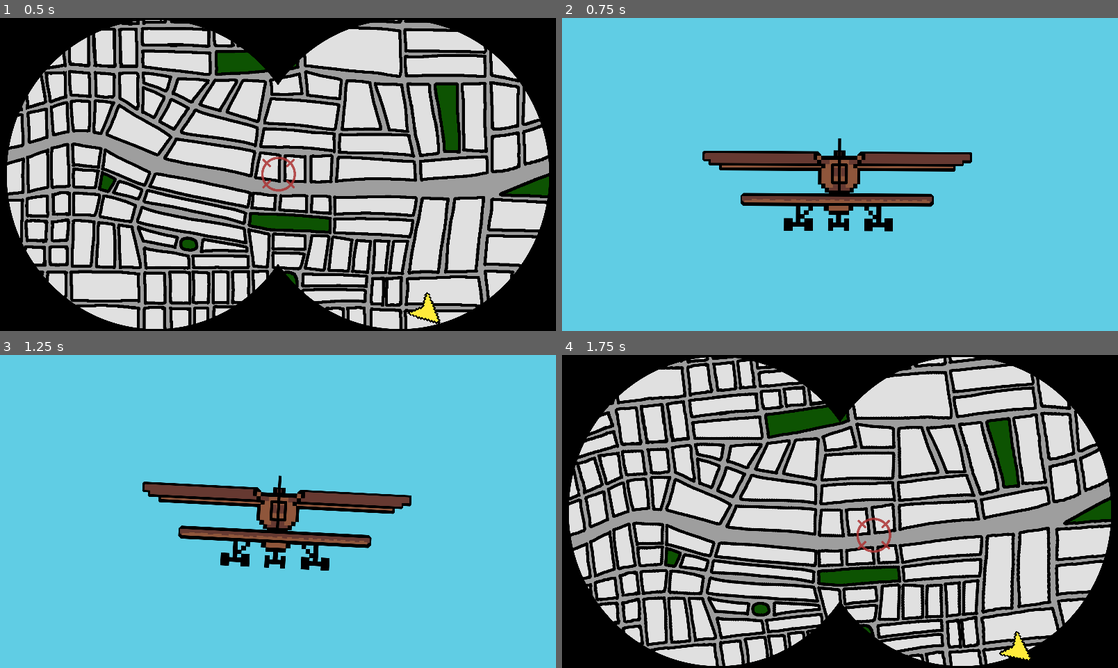
Above: before the commit, frames 1-4 (two rows, left to right).
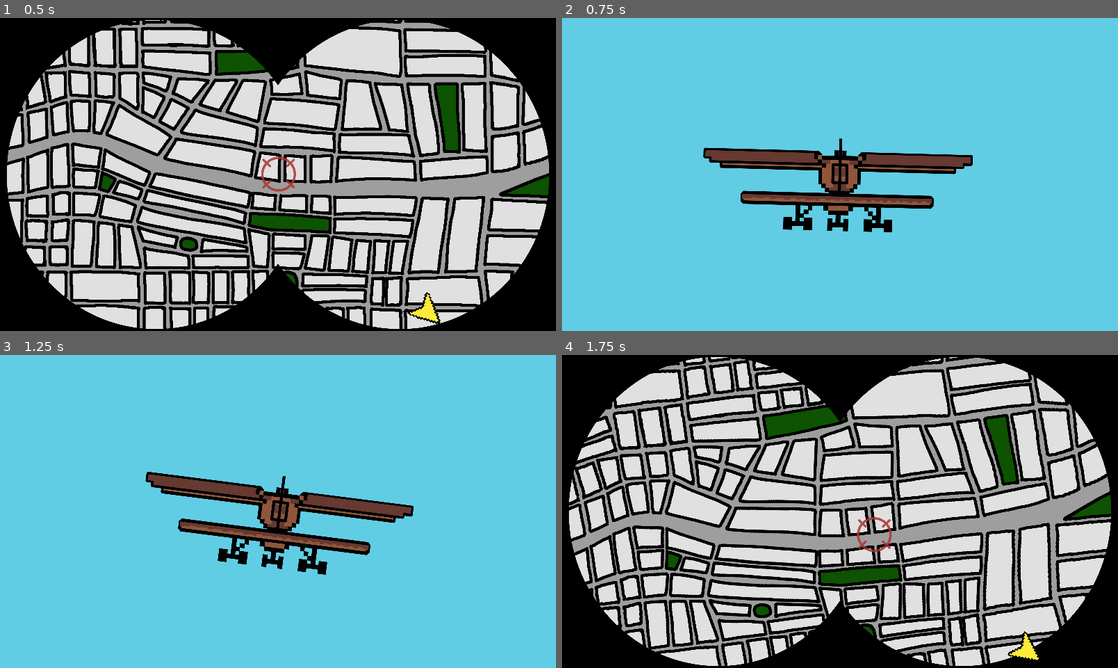
Above: after the commit, the same moments.

Repository: milksake/Slime
Game: Godot game, scene res://scenes/game.tscn
Same seed, same stepped clock (60 frames per second), same inputs: the game is played once before the commit and once after it. This scene is started directly instead of the project's main scene.
Inputs (mouse positions are in pixels of both pictures, inside the frame that each line leads up to):
- Up to frame 1 (0.5 s): no input
- Up to frame 2 (0.75 s): move the mouse to (962, 158) at 0.52 s; hold Right (ui_right) from 0.53 s (still down); tap X (change_to_avion) at 0.6 s; click (962, 158) at 0.67 s
- Up to frame 3 (1.25 s): keep holding Right (ui_right)
- Up to frame 4 (1.75 s): move the mouse to (728, 527) at 1.27 s; release Right (ui_right) at 1.28 s; hold Left (ui_left) from 1.28 s (still down); tap Z (change_to_binocular) at 1.35 s

Frame 1 is identical in both runs. In frame 2, 2.4% of the frame differs, in the area x 25-74%, y 38-69%; in frame 3, 5.0%; in frame 4, 27%, in the area x 1-99%, y 0-100%.

Commit message:
new physics

Diff:
--- a/avion/avion.gd
+++ b/avion/avion.gd
@@ -2,10 +2,10 @@
 
 var rotation_speed = 0.0
 var max_rotation = 0.5
-var min_speed = -4.0
-var max_speed = 4.0
+var min_speed = -0.6
+var max_speed = 0.6
 var rotation_aceleration = 0.2
-var return_speed = 20
+var return_speed = 0.01
 
 @export var planeSprite : Sprite2D
 
@@ -19,24 +19,25 @@
 
 # Called every frame. 'delta' is the elapsed time since the previous frame.
 func _process(delta):
-	#print(rotation)
-	#print(rotation_speed)
 	if Input.is_action_pressed("ui_right") and processs:
 		rotation_speed += rotation_aceleration * delta
-		emit_signal("speed_changed", rotation_speed)
-		print(rotation_speed)
+		#print(rotation_speed)
 	elif Input.is_action_pressed("ui_left") and processs:
 		rotation_speed -= rotation_aceleration * delta
-		emit_signal("speed_changed", rotation_speed)
-		print(rotation_speed)
+		#print(rotation_speed)
 	else:
-		if abs(planeSprite.rotation) > 0.001:
-			var dir = sign(planeSprite.rotation)
-			rotation_speed = -dir * return_speed * delta
-		else:
-			planeSprite.rotation = 0
-			rotation_speed = 0
+		if rotation_speed < 0:
+			rotation_speed += return_speed
+			if rotation_speed > 0:
+				rotation_speed = 0
+		elif rotation_speed > 0:
+			rotation_speed -= return_speed
+			if rotation_speed < 0:
+				rotation_speed = 0
 
 	rotation_speed = clamp(rotation_speed, -max_speed, max_speed)
-	planeSprite.rotation += rotation_speed * delta
-	planeSprite.rotation = clamp(planeSprite.rotation, -max_rotation, max_rotation)
+	if rotation_speed != planeSprite.rotation:
+		emit_signal("speed_changed", rotation_speed*2)
+
+	planeSprite.rotation = rotation_speed
+	print(rotation_speed)
--- a/moco/moco.gd
+++ b/moco/moco.gd
@@ -6,8 +6,8 @@
 const MIN_VEL: int = 20
 const MAX_VEL: int = 30
 const MOCO_VEL: float = 150
-const MIN_VEL_CHANGE: float = 0.2
-const MAX_VEL_CHANGE: float = 0.5
+const MIN_VEL_CHANGE: float = 0.5
+const MAX_VEL_CHANGE: float = 1.0
 
 var actual_size_izq: float
 var pos_izq: Vector2
--- a/scenes/binocular.tscn
+++ b/scenes/binocular.tscn
@@ -11,7 +11,7 @@
 script = ExtResource("1_k0oi4")
 plane_velocity = 50.0
 target_symbol_velocity = 5.0
-decrease_angular_velocity_factor = 0.5
+decrease_angular_velocity_factor = 0.25
 target_scene = ExtResource("2_cj21g")
 arrow = NodePath("Camera2D/Arrow")
 camera = NodePath("Camera2D")
--- a/scenes/game.gd
+++ b/scenes/game.gd
@@ -14,7 +14,9 @@
 
 func _ready():
 	avion.hide()
+	avion.processs = false
 	moco.hide()
+	moco.processs = false
 
 func _process(delta):
 	if currScene != 0 and Input.is_action_just_pressed("change_to_binocular"):
--- a/scripts/binocular.gd
+++ b/scripts/binocular.gd
@@ -71,7 +71,7 @@
 		#angular_velocity += 1.99
 	#if Input.is_action_pressed("ui_right"):
 		#angular_velocity -= 1.99
-	modifyAngularVelocity(plane_angular_velocity + moco_angular_velocity)
+	angular_velocity = plane_angular_velocity + moco_angular_velocity
 
 	print("\t", angular_velocity)
 	if (angular_velocity != 0):
